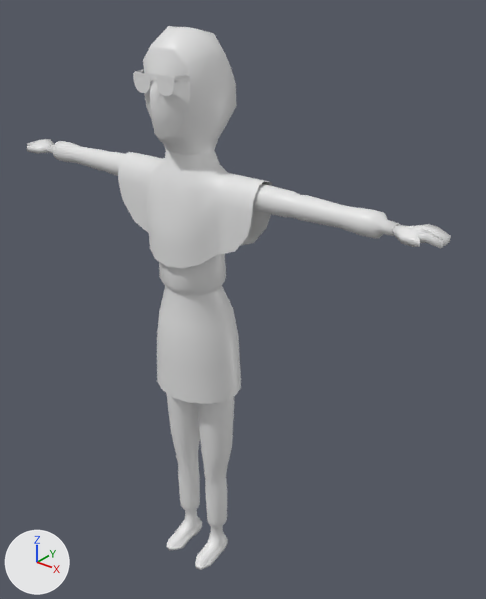
An edit to the FBX model Assets/3D Source Models/Characters/FBX/Nour/Nour-SeparatedMesh.fbx, drawn before and after from the same camera.
Camera for both pictures: a 50 mm lens placed at (1.243, -1.33, 1.841), pointed at (0.088, 0.114, 0.946). The lights are fixed; the arrows at lower left show +X, +Y and +Z.

The first picture shows 'Nour.Mesh', 'Nour.Mesh.Amira', 'Nour.Mesh.Skirt'.
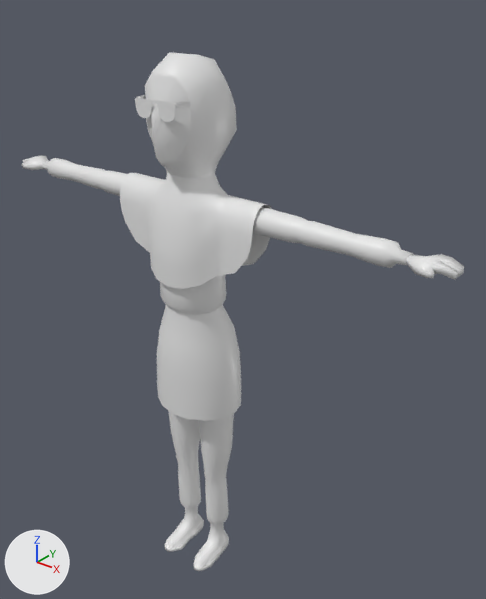
Patch to the scene script:
```diff
--- a/Assets/3D Source Models/Characters/FBX/Nour/Nour-SeparatedMesh.fbx.py
+++ b/Assets/3D Source Models/Characters/FBX/Nour/Nour-SeparatedMesh.fbx.py
@@ me_cylinder_007 @@
 # used by ob_nour_mesh_skirt; location = (0.0, 0.0, 0.0)
-me_cylinder_007.from_pydata(...)  # 144 vertices, 128 faces; spans x -0.144..0.144, y -0.12..0.122, z 0.677..1.02
+me_cylinder_007.from_pydata(...)  # 144 vertices, 128 faces; spans x -0.146..0.146, y -0.12..0.122, z 0.615..0.958
+# me_cylinder_007 part 2: 144 vertices removed from x -0.144..0.144, y -0.12..0.122, z 0.677..1.02; 144 vertices added at x -0.146..0.146, y -0.12..0.122, z 0.615..0.958
 me_cylinder_007.materials.append(mat_nour_toon)
@@ me_cylinder_004 @@
 # used by ob_nour_mesh; location = (0.0, 0.0, 0.0)
-me_cylinder_004.from_pydata(...)  # 1262 vertices, 1174 faces; spans x -0.73..0.73, y -0.14..0.12, z 0.0..1.72
+me_cylinder_004.from_pydata(...)  # 1262 vertices, 1174 faces; spans x -0.77..0.77, y -0.14..0.12, z 0.0..1.66
+# me_cylinder_004 part 3: the loose piece of 96 vertices spanning x -0.11..0.11, y -0.11..0.08, z 1.02..1.33 is moved by (0.0, 0.0, -0.06)
+# me_cylinder_004 part 4: the loose piece of 38 vertices spanning x 0.62..0.73, y -0.05..0.04, z 1.31..1.34 is moved by (0.04, 0.0, -0.06)
+# me_cylinder_004 part 5: the loose piece of 46 vertices spanning x -0.08..0.08, y -0.13..-0.06, z 1.57..1.62 is moved by (0.0, 0.0, -0.06)
+# me_cylinder_004 part 6: the loose piece of 38 vertices spanning x -0.73..-0.62, y -0.05..0.04, z 1.31..1.34 is moved by (-0.04, 0.0, -0.06)
+# me_cylinder_004 part 7: the loose piece of 114 vertices spanning x -0.11..0.11, y -0.14..0.12, z 1.41..1.72 is moved by (0.0, 0.0, -0.06)
+# me_cylinder_004 part 8: 4 vertices moved within x -0.33..0.33, y -0.02..0.02, z 1.29; 372 vertices removed from x -0.62..0.62, y -0.04..0.04, z 1.29..1.36; 372 vertices added at x -0.66..0.66, y -0.04..0.04, z 1.23..1.3
+# me_cylinder_004 part 9: 30 vertices moved within x -0.1..0.1, y -0.11..0.05, z 0.0..0.13; 226 vertices removed from x -0.1..0.1, y -0.11..0.04, z 0.0..0.15; 226 vertices added at x -0.1..0.1, y -0.12..0.05, z 0.0..0.17
+# me_cylinder_004 part 10: 24 vertices removed from x -0.12..0.12, y -0.06..0.06, z 0.81; 24 vertices added at x -0.12..0.12, y -0.06..0.06, z 0.74
 me_cylinder_004.materials.append(mat_nour_toon)
@@ me_cylinder_012 @@
 # used by ob_nour_mesh_amira; location = (0.0, 0.0, 0.0)
-me_cylinder_012.from_pydata(...)  # 178 vertices, 148 faces; spans x -0.249..0.249, y -0.115..0.095, z 1.108..1.413
+me_cylinder_012.from_pydata(...)  # 178 vertices, 148 faces; spans x -0.249..0.249, y -0.115..0.095, z 1.046..1.351
+# me_cylinder_012 part 1: 178 vertices removed from x -0.249..0.249, y -0.115..0.095, z 1.108..1.413; 178 vertices added at x -0.249..0.249, y -0.115..0.095, z 1.046..1.351
 me_cylinder_012.materials.append(mat_nour_toon)
```

What differs and where, as boxes (x1, y1, x2, y2) in the pictures (486 x 599 px; the box of a moved part takes in the faces that stretch with it):
'Nour.Mesh', reshaped
    before: (27, 26, 451, 570)
    after: (22, 52, 464, 571)
'Nour.Mesh.Amira', reshaped
    before: (118, 150, 272, 268)
    after: (120, 172, 272, 289)
'Nour.Mesh.Skirt', reshaped
    before: (157, 286, 241, 404)
    after: (157, 304, 241, 421)
part 3 of me_cylinder_004, moved or reshaped
    before: (159, 254, 226, 295)
    after: (160, 275, 226, 315)
part 4 of me_cylinder_004, moved or reshaped
    before: (393, 224, 451, 248)
    after: (406, 254, 464, 280)
part 5 of me_cylinder_004, moved or reshaped
    before: (133, 70, 190, 96)
    after: (135, 95, 191, 122)
part 6 of me_cylinder_004, moved or reshaped
    before: (27, 139, 53, 154)
    after: (22, 155, 49, 170)
part 7 of me_cylinder_004, moved or reshaped
    before: (143, 26, 237, 155)
    after: (145, 52, 237, 178)
part 8 of me_cylinder_004, moved or reshaped
    before: (47, 141, 401, 239)
    after: (42, 158, 414, 268)
part 9 of me_cylinder_004, moved or reshaped
    before: (167, 477, 228, 570)
    after: (165, 477, 229, 571)
part 10 of me_cylinder_004, moved or reshaped (not visible afterwards)
    before: (197, 397, 234, 411)
